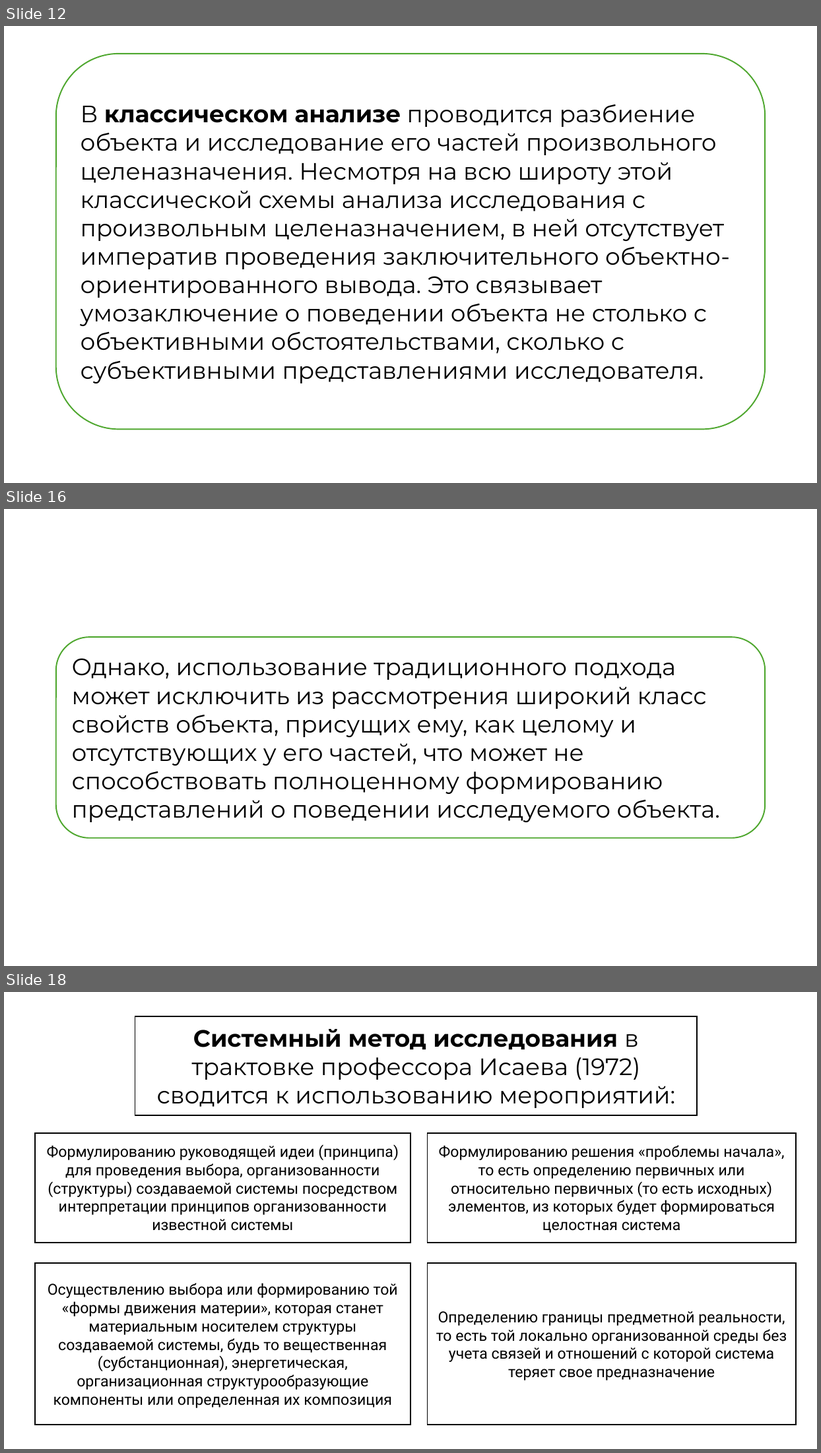
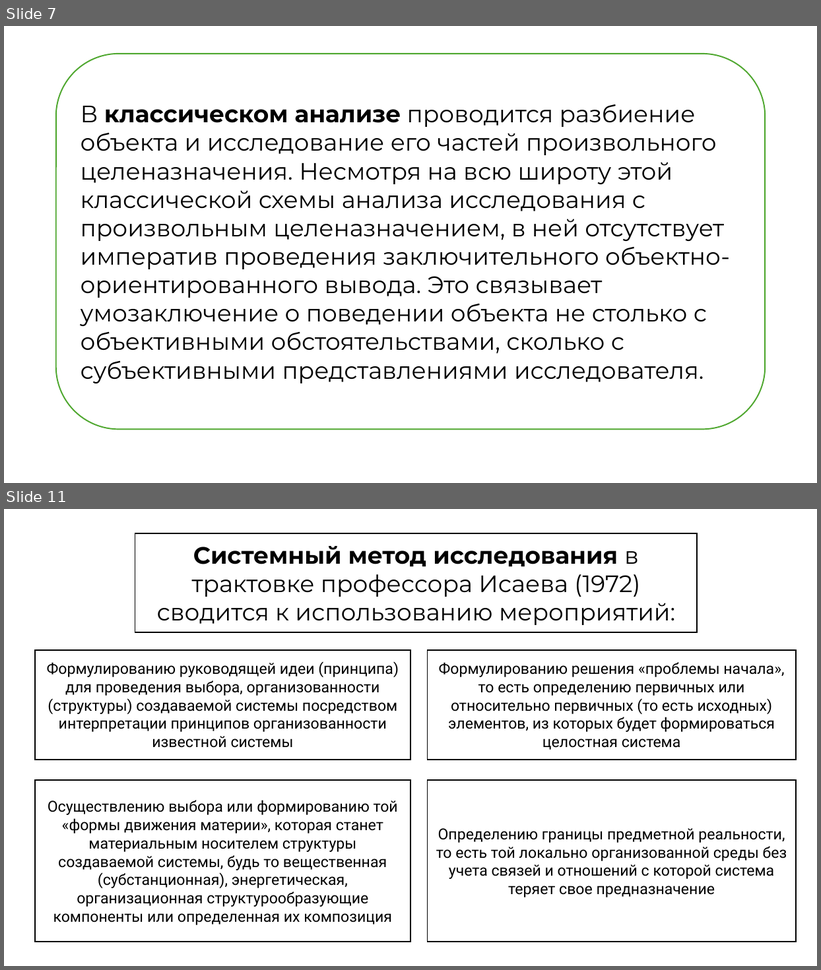
Before and after one commit to kuskas112/Labs, a slide deck: Основы системного анализа/lab1/lab1.pptx. Shown one above the other, each under a label of ours: slides 12, 16 and 18 before the commit, slides 7 and 11 after it; the slides between them are not shown. The pictures are 821x1453 and 821x970 pixels, drawn with LibreOffice and Linux fonts; fonts in the diff are those of the drawing. Boxes give left, top, right and bottom in pixels: in the first picture for what was removed or moved away, otherwise in the second. Text is boxed around its words. In the diff, an @@ line names an element or a change of style, - is before the commit and + after.

```diff
--- a/Основы системного анализа/lab1/lab1.pptx
+++ b/Основы системного анализа/lab1/lab1.pptx
@@ slide 16 removed at (4,509,817,966), background #FFFFFF @@
@@ rounded rectangle removed at (56,637,765,838) @@
-Однако, использование традиционного подхода может исключить из рассмотрения широкий класс свойств объекта, присущих ему, как целому и отсутствующих у его частей, что может не способствовать полноценному формированию представлений о поведении исследуемого объекта.
@@ what was slide 12 is now slide 7 @@
@@ what was slide 18 is now slide 11 @@
```
Also in this commit, not shown: 5 slides changed, 1 slide added, 7 other slides removed.
